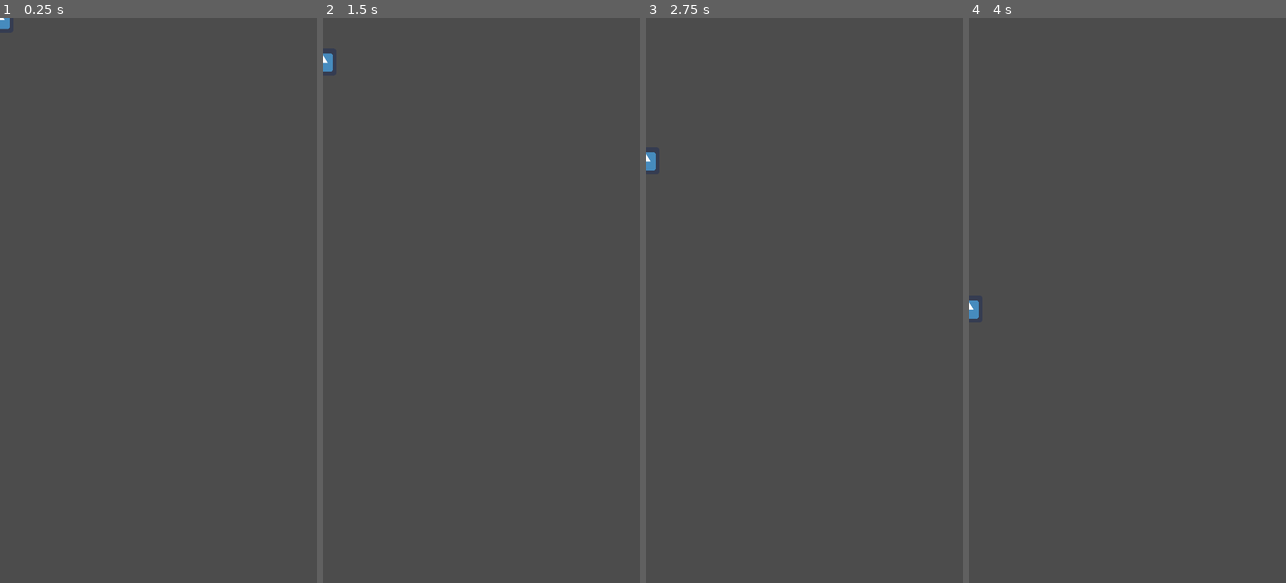
Above: before the commit, frames 1-4 (left to right).
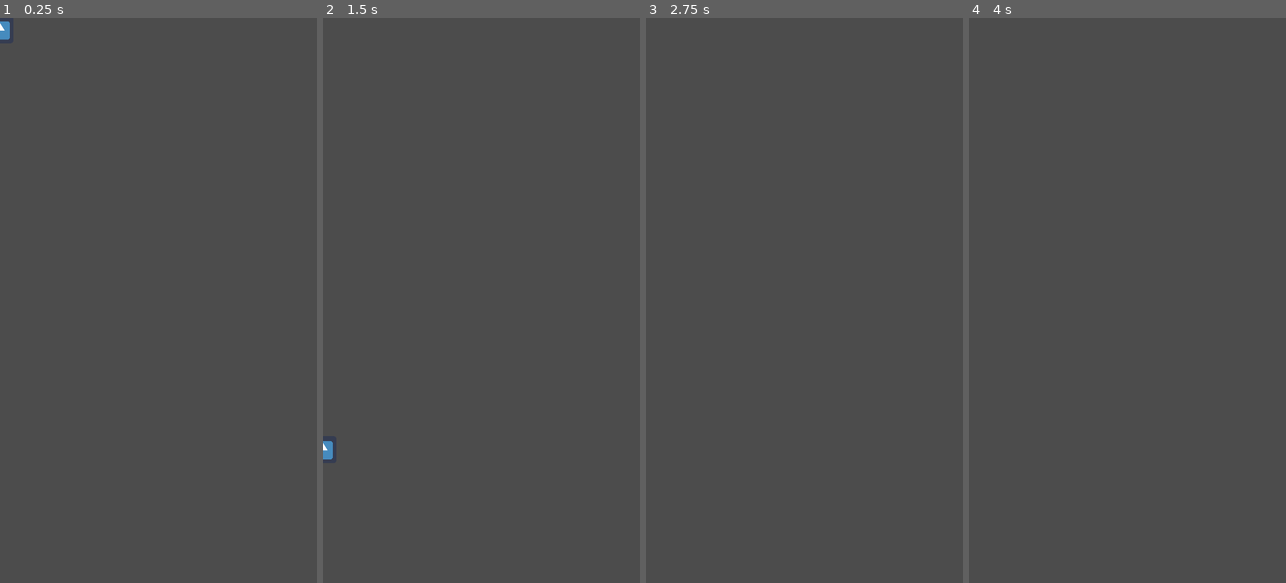
Above: after the commit, the same moments.

Repository: SuperQuentin/DoodlePig
Game: Godot game, scene res://Scenes/Main.tscn
The game is run twice, just before and just after one commit, with the same random seed, the same clock (stepped at 60 frames per second) and the same inputs. The engine's default icon, where the game draws it, is replaced by a stand-in: a white triangle on a blue panel in a dark square.
Inputs:
- Up to frame 1 (0.25 s): no input
- Up to frame 2 (1.5 s): no input
- Up to frame 3 (2.75 s): no input
- Up to frame 4 (4 s): no input

The runs differ from the first frame. In frame 1, less than 0.1% of the frame differs, in the area x 0-4%, y 0-4%; in frame 2, 0.2%, in the area x 0-4%, y 6-79%; in frame 3, 0.1%; in frame 4, 0.1%.

Commit message:
add paralax node

Diff:
--- a/DoodlePig/Scenes/Main.tscn
+++ b/DoodlePig/Scenes/Main.tscn
@@ -5,3 +5,5 @@
 [node name="Main" type="Node2D"]
 
 [node name="Player" parent="." instance=ExtResource( 1 )]
+mass = 120.0
+gravity_scale = 9.81
Binary file added: DoodlePig/Sprites/bd_tile.png
Not shown, added: DoodlePig/Sprites/bd_tile.png.import
